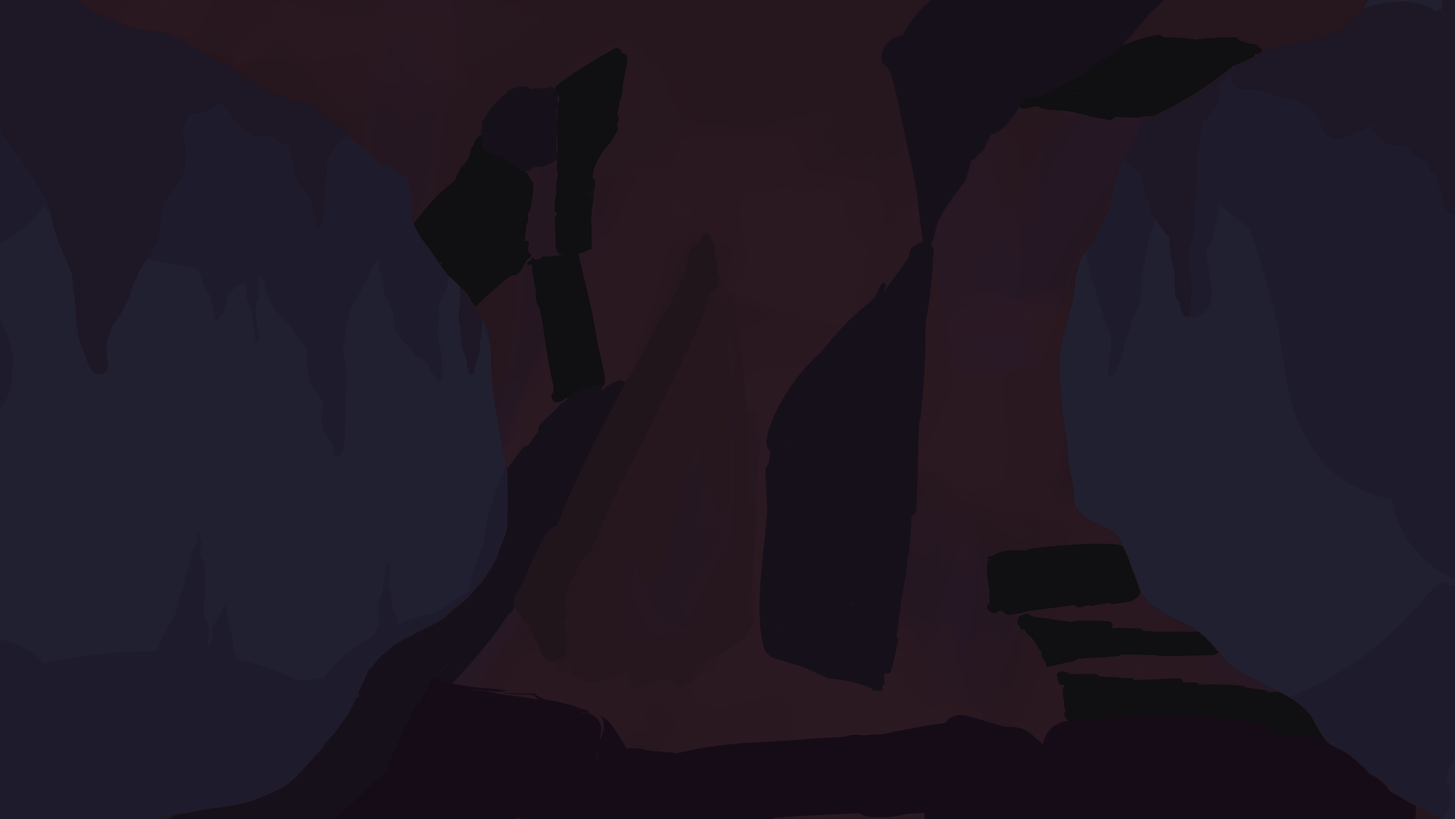
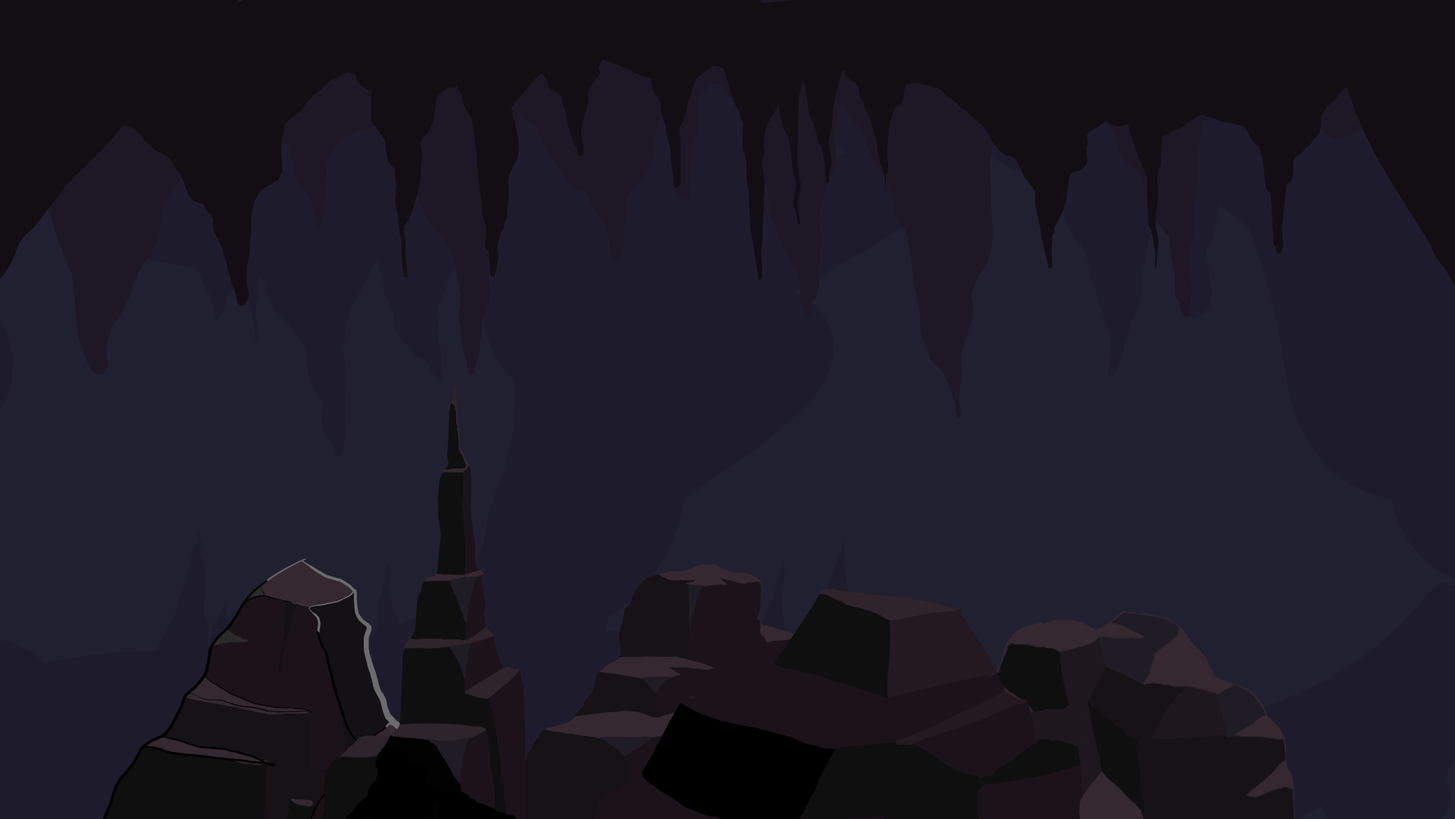
Revision of a layered 1455 × 819 image; what changed, layer by layer:
added layer "Paint Layer 54" above "Paint Layer 55" over (630, 485, 1165, 819)
added layer "Paint Layer 53" above "Paint Layer 56" over (630, 533, 922, 819)
added layer "Paint Layer 52" above "Paint Layer 38" over (436, 485, 1262, 819)
showed group "Group 37" (6 layers) over (194, 339, 874, 819)
painted on "Paint Layer 34" over (291, 339, 534, 819)
painted on "Paint Layer 33" over (194, 339, 631, 819)
showed group "Rock 3" (6 layers) over (410, 484, 1042, 819)
painted on "Paint Layer 29" over (557, 533, 898, 819)
painted on "Paint Layer 27" over (410, 484, 1042, 819)
showed group "Rock 2" (6 layers) over (820, 585, 1404, 819)
showed group "Rock" (7 layers) over (40, 503, 606, 819)
showed "Paint Layer 12", painted on it over (102, 551, 509, 819)
painted on "Paint Layer 14" over (40, 503, 509, 819)
painted on "Paint Layer 15" over (40, 551, 509, 819)
painted on "Paint Layer 13" over (40, 503, 606, 819)
showed "Far Driptstone Upper", painted on it over (0, 0, 1455, 631)
hid "Paint Layer 49", painted on it over (291, 630, 1442, 819)
hid "Paint Layer 50" over (485, 194, 777, 680)
hid "Paint Layer 47", painted on it over (97, 0, 1407, 819)
hid "Paint Layer 48", painted on it over (48, 0, 1455, 819)
hid "Paint Layer 45", painted on it over (0, 0, 1455, 819)
painted on "Paint Layer 10" over (0, 0, 1455, 437)
painted on "Paint Layer 11" over (0, 0, 1455, 819)
painted on "Background" over (0, 0, 1455, 819)
…and 6 more changes (2 added, 4 painted)
